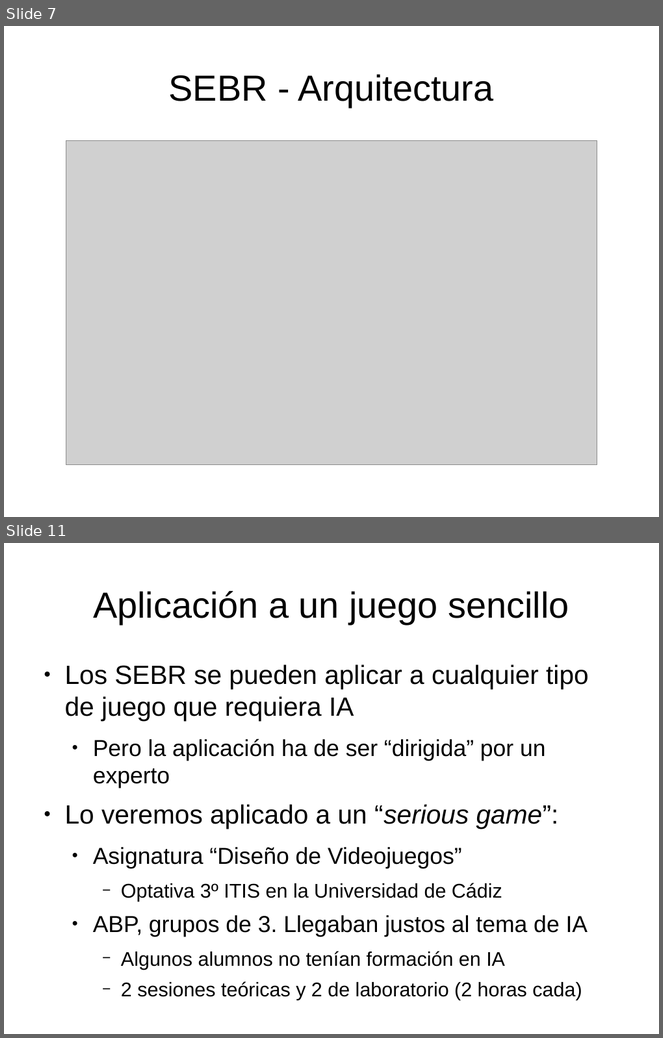
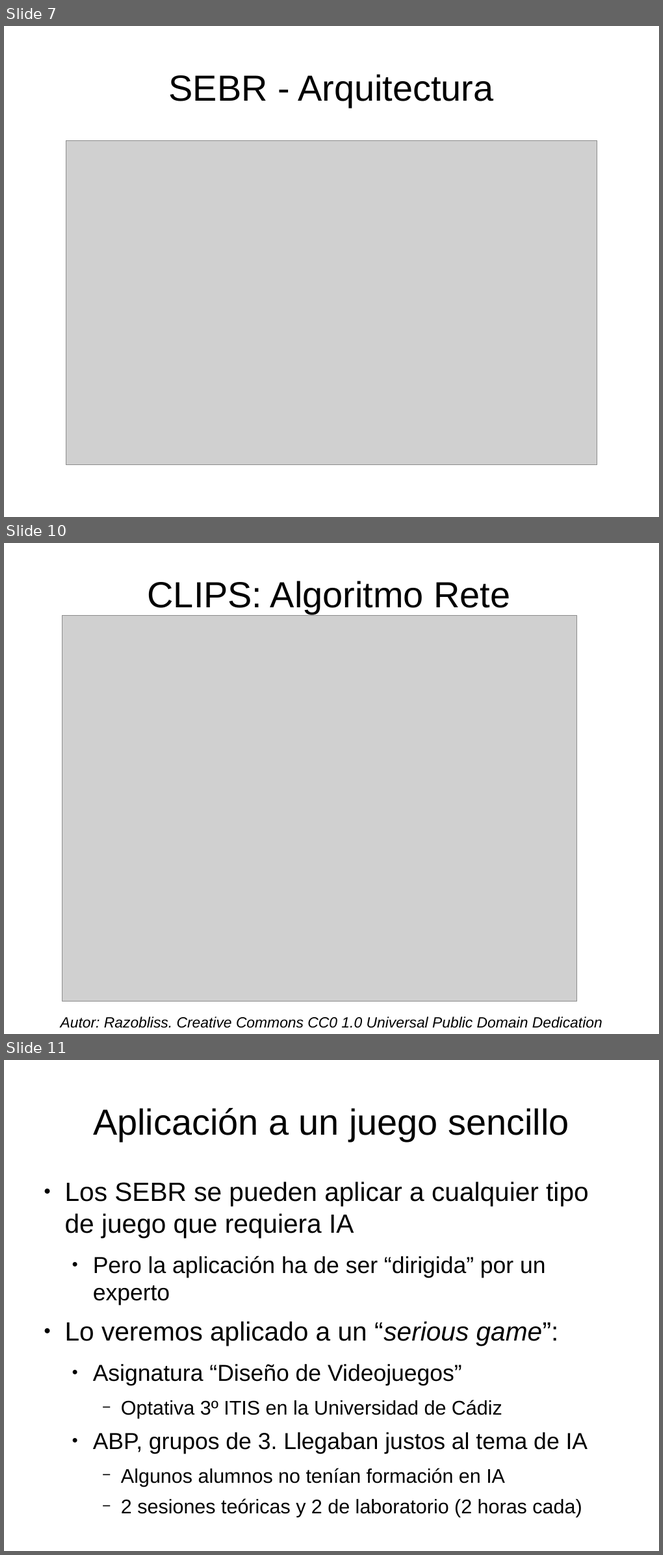
Before and after one commit to rompehielos013013013/gsiege, a slide deck: presentacion/expertoUCLM2014/SSEE-IA.odp. Shown one above the other, each under a label of ours: slides 7 and 11 before the commit, slides 7, 10 and 11 after it; the slides between them are not shown. The pictures are 663x1038 and 663x1555 pixels, drawn with LibreOffice and Linux fonts; fonts in the diff are those of the drawing; grey boxes stand for pictures. Boxes give left, top, right and bottom in pixels: in the first picture for what was removed or moved away, otherwise in the second. Text is boxed around its words. In the diff, an @@ line names an element or a change of style, - is before the commit and + after.

Commit message:
CLIPS

```diff
--- a/presentacion/expertoUCLM2014/SSEE-IA.odp
+++ b/presentacion/expertoUCLM2014/SSEE-IA.odp
@@ slide 10 added at (4, 543, 659, 1034), background #FFFFFF @@
@@ title added at (148, 581, 510, 614), 44 pt, text #000000 @@
+CLIPS: Algoritmo Rete
@@ picture added at (62, 616, 577, 1002) @@
@@ text added at (61, 1017, 603, 1029), 18 pt, text #000000, italic @@
+Autor: Razobliss. Creative Commons CC0 1.0 Universal Public Domain Dedication
```
Also in this commit, not shown: 4 slides changed, 1 other slide added, 1 slide removed.
